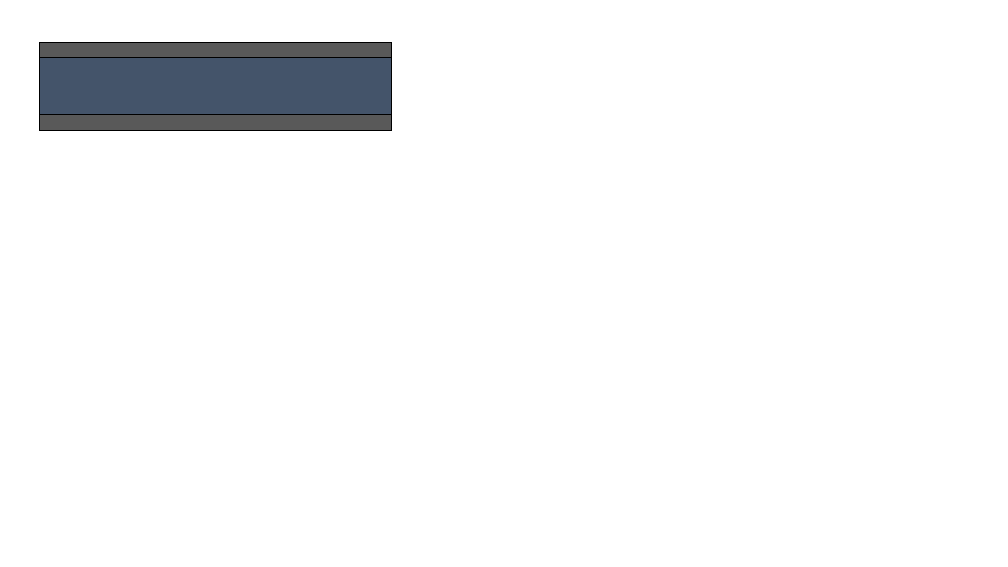
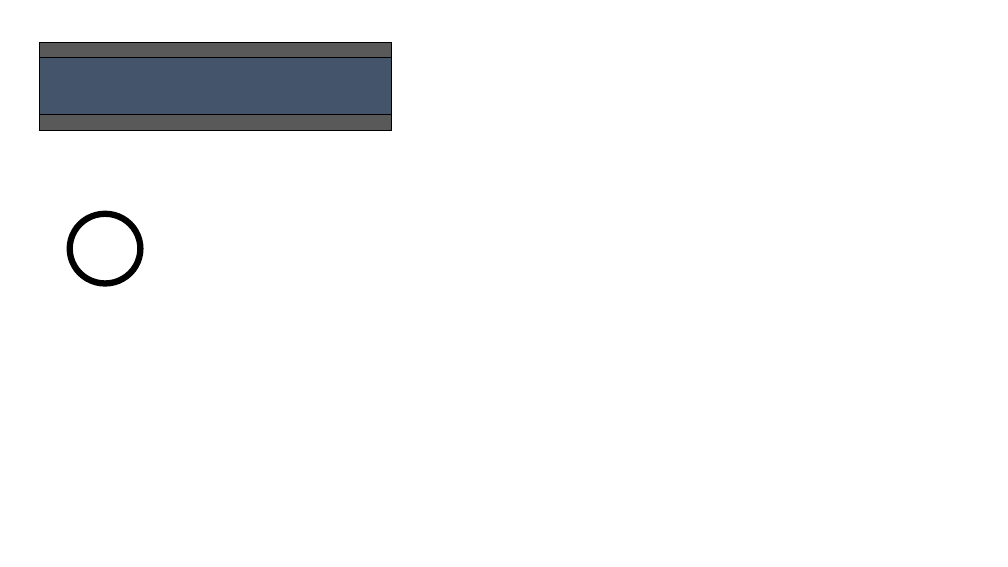
Before and after one commit to maxxonair/BlueBook-Descent-and-Landing-Analysis-Toolkit-DaLAT, a slide deck: slide 4 of images/propulsionElements/rcsMockups.pptx. Drawn at 1008x567 pixels with LibreOffice and Linux fonts; fonts in the diff are those of the drawing. Boxes give left, top, right and bottom in pixels: in the first picture for what was removed or moved away, otherwise in the second. Text is boxed around its words. In the diff, an @@ line names an element or a change of style, - is before the commit and + after.

```diff
--- a/images/propulsionElements/rcsMockups.pptx
+++ b/images/propulsionElements/rcsMockups.pptx
@@ ellipse added at [70, 214, 141, 284], fill #FFFFFF, outline #000000 6 pt @@
```
Also in this commit, not shown: 20 other files.
